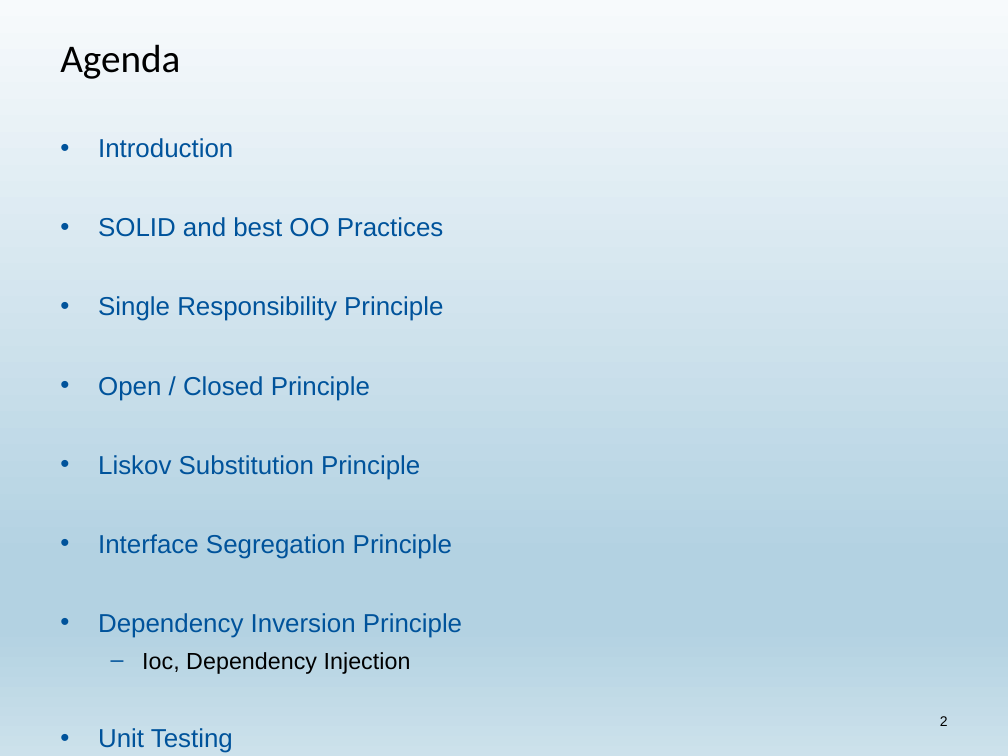
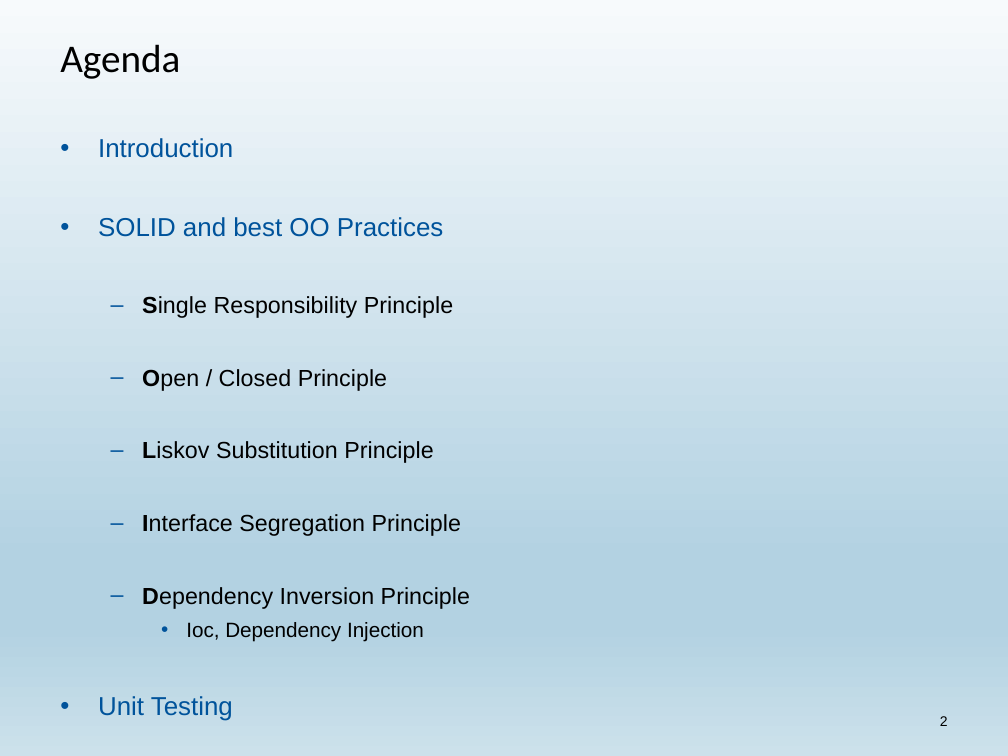
Before and after one commit to dgebert/presentations, a slide deck: slide 2 of SOLID.pptx. Drawn at 1008x756 pixels with LibreOffice and Linux fonts; fonts in the diff are those of the drawing. Boxes give left, top, right and bottom in pixels: in the first picture for what was removed or moved away, otherwise in the second. Text is boxed around its words. In the diff, an @@ line names an element or a change of style, - is before the commit and + after.

```diff
--- a/SOLID.pptx
+++ b/SOLID.pptx
@@ text at [142,296,470,642]: size 18.5 to 16.6 pt, text colour #00539B to #000000 in "Single Responsibility Principle", "Open / Closed Principle", "Liskov Substitution Principle", "Interface Segregation Principle" and 1 more places; bold on in "Single", "Open", "Liskov", "Interface" and 1 more places; size 16.6 to 14.8 pt in "Ioc, Dependency Injection"; bullet • to –; list level 1 to 2 in "Single Responsibility Principle"; list level 1 to 2 in "Open / Closed Principle"; list level 1 to 2 in "Liskov Substitution Principle"; list level 1 to 2 in "Interface Segregation Principle"; list level 1 to 2 in "Dependency Inversion Principle"; bullet – to •; list level 2 to 3 in "Ioc, Dependency Injection" @@
```
Also in this commit, not shown: 13 other slides changed, 1 slide added, 3 slides removed.
